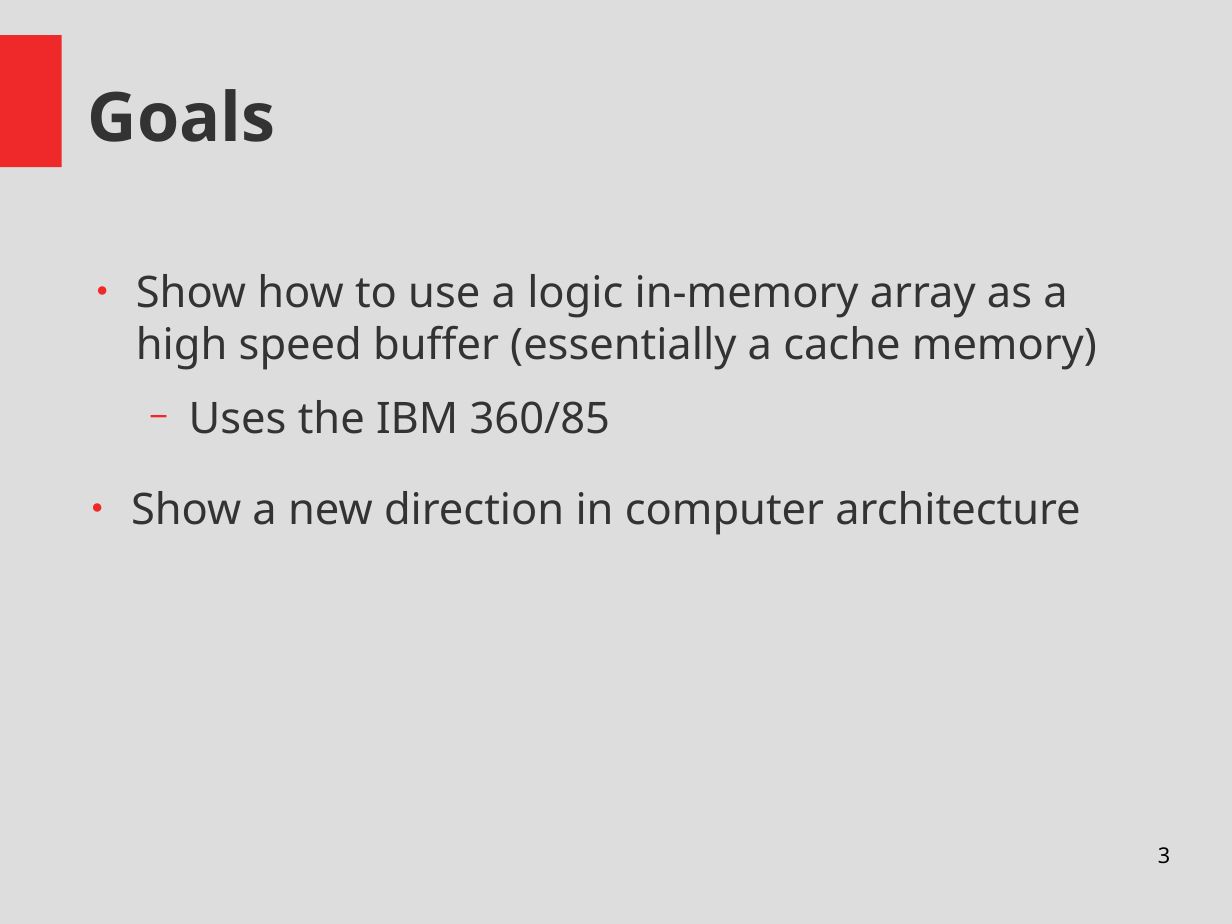
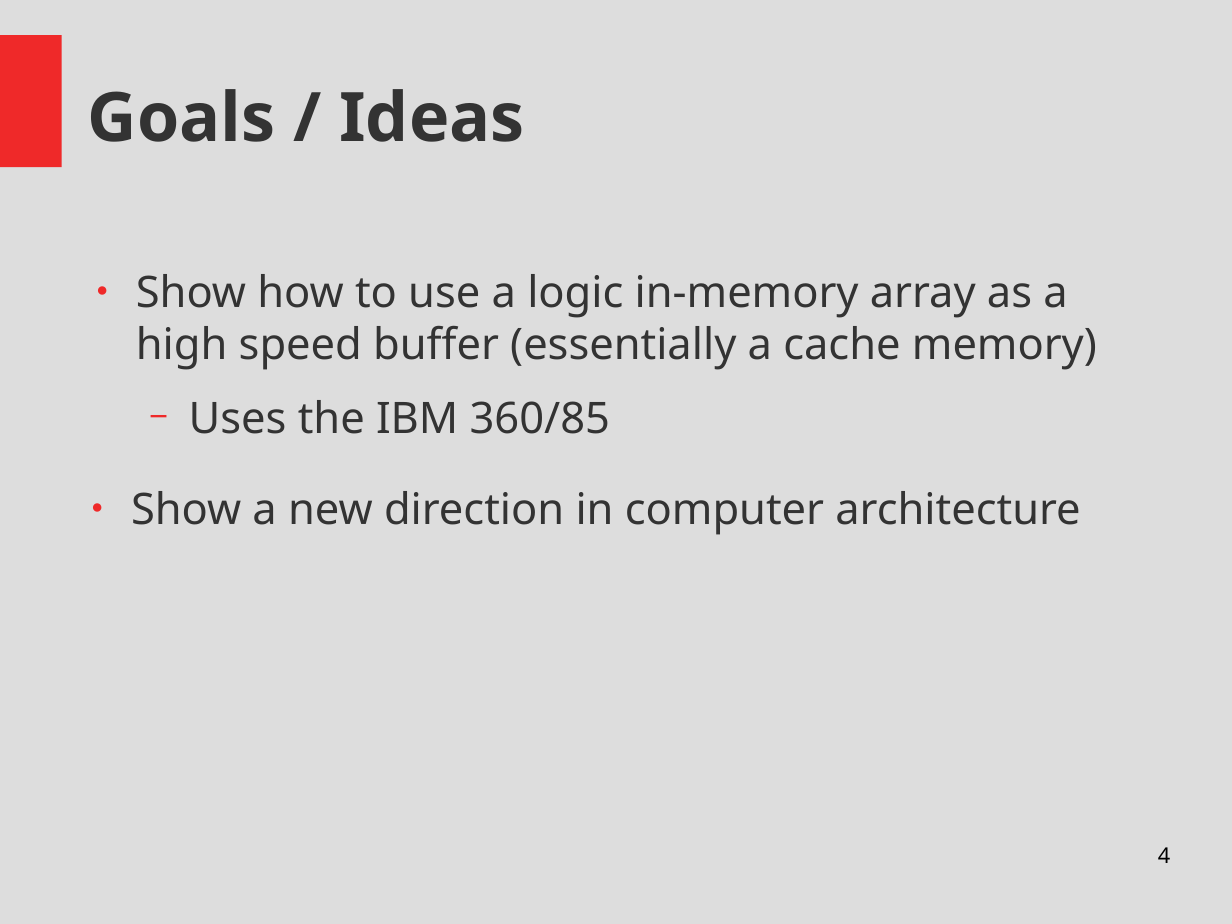
Before and after one commit to Thapep/PPS, a slide deck: slide 4 of inmemory/In Memory Processing Presentation.odp (slide 3 before the commit). Drawn at 1232x924 pixels with LibreOffice and Linux fonts; fonts in the diff are those of the drawing. Boxes give left, top, right and bottom in pixels: in the first picture for what was removed or moved away, otherwise in the second. Text is boxed around its words. In the diff, an @@ line names an element or a change of style, - is before the commit and + after.

```diff
--- a/inmemory/In Memory Processing Presentation.odp
+++ b/inmemory/In Memory Processing Presentation.odp
@@ title at [88,89,524,142]: text changed @@
-Goals
+Goals / Ideas
@@ page number at [1158,847,1170,863]: text changed @@
-3
+4
```
Also in this commit, not shown: 9 other slides changed, 5 slides added, 1 other file.
